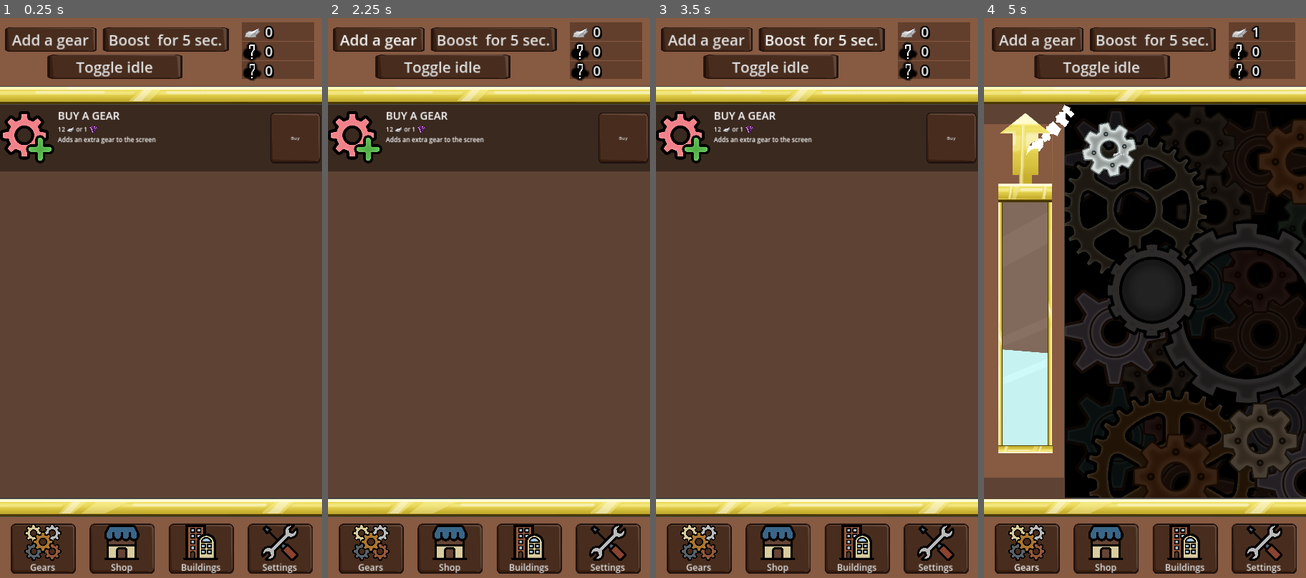
Above: before the commit, frames 1-4 (left to right).
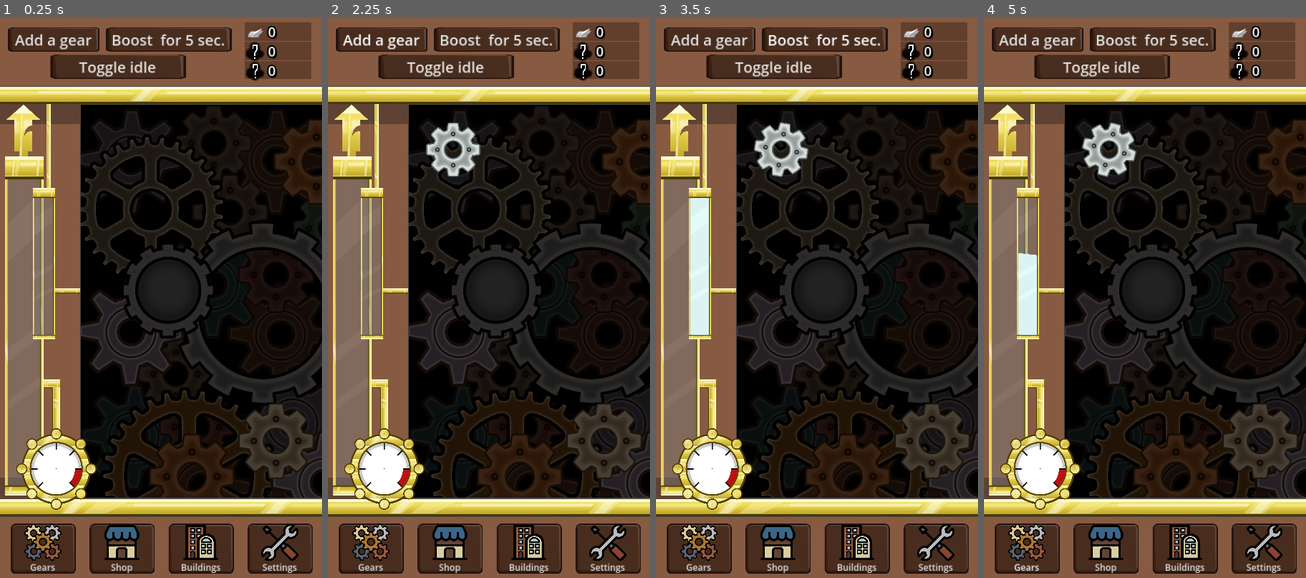
Above: after the commit, the same moments.

Repository: IIS-Mobile/PGiAnUP_zima_2024_stacjonarne_Catblast_Studio
Game: Godot game, scene res://scenes/main.tscn
The game is run twice, just before and just after one commit, with the same random seed, the same clock (stepped at 60 frames per second) and the same inputs.
Inputs (mouse positions are in pixels of both pictures, inside the frame that each line leads up to):
- Up to frame 1 (0.25 s): no input
- Up to frame 2 (2.25 s): click "Toggle idle" at 0.5 s; click (527, 303) at 1.27 s; click "Add a gear" at 2 s
- Up to frame 3 (3.5 s): click "Boost for 5 sec." at 2.75 s
- Up to frame 4 (5 s): click (1280, 135) at 3.5 s, where only the run before the commit has a clickable "Buy"; click "Gears" at 4.25 s

The runs differ from the first frame. In frame 1, 71% of the frame differs, in the area x 0-100%, y 0-89%; in frame 2, 71%; in frame 3, 71%; in frame 4, 13%.

Commit message:
One steam chamber for tapping, other the other one to represent buffer. Gauge functionality TBD

Diff:
--- a/global.gd
+++ b/global.gd
@@ -13,7 +13,7 @@
 const STEAM_LIMIT = 400
 
 var taps_count = 0
-var idle = true
+var idle = false
 var phases := []
 var speed := 0.0
 var buffer := 0.0
--- a/scenes/gear_container.gd
+++ b/scenes/gear_container.gd
@@ -31,6 +31,7 @@
 
 func _on_pressed() -> void:
 	if Global.count:
+		Global.tap_performed.emit()
 		Global.buffer = min(Global.buffer + 0.1, 1.0)
 
 func _on_resized() -> void:
@@ -39,5 +40,3 @@
 	#TODO: find a better way to fix crashing
 	if container_height - get_parent().size.y > 1:
 		custom_minimum_size.y = container_height
-
-		Global.tap_performed.emit()
--- a/scenes/gears_view.tscn
+++ b/scenes/gears_view.tscn
@@ -1,15 +1,12 @@
-[gd_scene load_steps=2 format=3 uid="uid://da2twjw0p16g5"]
-
+[gd_scene load_steps=3 format=3 uid="uid://da2twjw0p16g5"]
 
 [ext_resource type="PackedScene" uid="uid://cyjejqvy7vq4q" path="res://scenes/gear_container.tscn" id="1_ct8w3"]
 [ext_resource type="PackedScene" uid="uid://loqrm2srjm8e" path="res://scenes/steam_chamber.tscn" id="1_dfyvd"]
 
 [node name="GearsView" type="HSplitContainer"]
-
 offset_right = 290.0
 offset_bottom = 8.0
 size_flags_horizontal = 3
-
 size_flags_vertical = 3
 dragger_visibility = 2
 
--- a/scenes/main.gd
+++ b/scenes/main.gd
@@ -20,7 +20,6 @@
 func _on_idle_button_pressed() -> void:
 	if Global.taps_count >= Global.STEAM_LIMIT:
 		Global.idle = not Global.idle
-		#Global.taps_count = 0
 		Global.release_steam.emit()
 	else:
 		print("NIEEEE NIE MOZESZ JESZCZE IDLOWAC MUSISZ NAPOMPOWAC PARY DO KOMORY")
--- a/scenes/main.tscn
+++ b/scenes/main.tscn
@@ -1001,12 +1001,11 @@
 size_flags_vertical = 3
 
 [node name="ShopView" parent="UI/VBoxContainer/CurrentView" instance=ExtResource("7_a42nd")]
+visible = false
 layout_mode = 2
 
 [node name="GearsView" parent="UI/VBoxContainer/CurrentView" instance=ExtResource("7_y268q")]
-visible = false
-layout_mode = 2
-dragger_visibility = 2
+layout_mode = 2
 
 [node name="GoldenBarDown" type="TextureRect" parent="UI/VBoxContainer"]
 z_index = 7
--- a/scenes/steam_chamber.gd
+++ b/scenes/steam_chamber.gd
@@ -4,25 +4,28 @@
 var index
 
 func _ready() -> void:
+	Global.connect("release_steam", release_steam)
 	Global.connect("tap_performed", increment_taps)
-	Global.connect("release_steam", release_steam)
 	$Panel/Container/ProgressBar.max_value = Global.STEAM_LIMIT
+	$Panel/Container/ProgressBar2.max_value = 1
+	$Panel/Container/Whistle/CPUParticles2D.emitting = false
 	index = 0
 
 func _process(delta: float) -> void:
+	$Panel/Container/ProgressBar2.value = Global.buffer
 	waving_steam(index)
 	if(index <= -0.1 or index >= 0.1):
 		iterator = -iterator
 	index += iterator
 
 func increment_taps():
-	if Global.taps_count < Global.STEAM_LIMIT:
+	if Global.taps_count < Global.STEAM_LIMIT and Global.idle == false:
 		Global.taps_count += 1
 		$Panel/Container/ProgressBar.value = Global.taps_count
 
 func waving_steam(index):
 	$Panel/Container/ProgressBar.get_theme_stylebox("fill").skew.y = pow(index, 2.0) + index - pow(index, 3.0)
-
+	$Panel/Container/ProgressBar2.get_theme_stylebox("fill").skew.y = pow(index, 2.0) + index - pow(index, 3.0)
 
 func release_steam():
 	for i in range (Global.STEAM_LIMIT, 0, -1):
@@ -30,3 +33,5 @@
 			await get_tree().create_timer(0.0001).timeout
 		Global.taps_count = i
 		$Panel/Container/ProgressBar.value = Global.taps_count
+		$Panel/Container/Whistle/CPUParticles2D.emitting = true
+	$Panel/Container/Whistle/CPUParticles2D.emitting = false
--- a/scenes/steam_chamber.tscn
+++ b/scenes/steam_chamber.tscn
@@ -1,24 +1,25 @@
-[gd_scene load_steps=9 format=3 uid="uid://loqrm2srjm8e"]
+[gd_scene load_steps=10 format=3 uid="uid://loqrm2srjm8e"]
 
 [ext_resource type="Script" path="res://scenes/steam_chamber.gd" id="1_xqrmc"]
 [ext_resource type="Texture2D" uid="uid://bfaue2yv7d3op" path="res://assets/art/ui/whistle.png" id="2_tdpj8"]
 [ext_resource type="Texture2D" uid="uid://cnsteap44dgdy" path="res://assets/art/ui/golden_bar2.png" id="3_0f71r"]
 [ext_resource type="Texture2D" uid="uid://byckpqhprfxh1" path="res://assets/art/ui/glasspane.png" id="3_l1cx2"]
 [ext_resource type="Texture2D" uid="uid://hpqsico8imbj" path="res://assets/art/ui/golden_bar1.png" id="4_fd6e0"]
-
-[sub_resource type="StyleBoxFlat" id="StyleBoxFlat_fmpix"]
-bg_color = Color(0.749412, 0.971792, 0.965841, 1)
-border_color = Color(0.482655, 0.865689, 0.95582, 1)
-border_blend = true
-
-[sub_resource type="Theme" id="Theme_yvr33"]
-ProgressBar/styles/fill = SubResource("StyleBoxFlat_fmpix")
+[ext_resource type="Texture2D" uid="uid://bl2dhl487d5el" path="res://assets/art/ui/steam_gauge2.png" id="6_fcbwt"]
 
 [sub_resource type="Curve" id="Curve_wfnoe"]
 min_value = -360.0
 max_value = 360.0
 _data = [Vector2(0, -360), 0.0, 0.0, 0, 0, Vector2(1, 360), 0.0, 0.0, 0, 0]
 point_count = 2
+
+[sub_resource type="StyleBoxFlat" id="StyleBoxFlat_fmpix"]
+bg_color = Color(0.85098, 0.976471, 0.976471, 1)
+border_color = Color(0.482655, 0.865689, 0.95582, 1)
+border_blend = true
+
+[sub_resource type="Theme" id="Theme_yvr33"]
+ProgressBar/styles/fill = SubResource("StyleBoxFlat_fmpix")
 
 [node name="SteamChamber" type="PanelContainer"]
 z_index = 10
@@ -29,7 +30,7 @@
 anchor_bottom = 0.5
 grow_horizontal = 2
 grow_vertical = 2
-scale = Vector2(0.76289, 0.76289)
+scale = Vector2(0.522419, 0.779128)
 script = ExtResource("1_xqrmc")
 
 [node name="Panel" type="Panel" parent="."]
@@ -37,40 +38,33 @@
 
 [node name="Container" type="Control" parent="Panel"]
 layout_mode = 1
-anchors_preset = 4
-anchor_top = 0.5
-anchor_bottom = 0.5
-offset_top = -20.0
-offset_right = 40.0
-offset_bottom = 20.0
-grow_vertical = 2
+anchors_preset = 1
+anchor_left = 1.0
+anchor_right = 1.0
+offset_left = -228.172
+offset_top = 260.352
+offset_right = 3.82837
+offset_bottom = 1029.35
+grow_horizontal = 0
 
-[node name="ProgressBar" type="ProgressBar" parent="Panel/Container"]
-layout_mode = 2
-anchor_left = 0.5
-anchor_top = 0.5
-anchor_right = 0.5
-anchor_bottom = 0.5
-offset_left = -135.5
-offset_top = 376.5
-offset_right = 95.5
-offset_bottom = 1503.5
-grow_horizontal = 2
-grow_vertical = 2
-size_flags_horizontal = 4
-theme = SubResource("Theme_yvr33")
-max_value = 400.0
-step = 1.0
-value = 150.0
-fill_mode = 3
-show_percentage = false
+[node name="GaugeConnector1" type="Sprite2D" parent="Panel/Container"]
+position = Vector2(296.125, 938.424)
+scale = Vector2(0.0628088, 0.20837)
+texture = ExtResource("4_fd6e0")
 
-[node name="Whistle" type="Sprite2D" parent="Panel/Container/ProgressBar"]
-position = Vector2(119.115, -161.375)
-scale = Vector2(0.807667, 0.722222)
+[node name="GaugeConnector2" type="Sprite2D" parent="Panel/Container"]
+position = Vector2(329.892, 1080.95)
+rotation = 1.57079
+scale = Vector2(0.134127, 0.294733)
+texture = ExtResource("4_fd6e0")
+
+[node name="Whistle" type="Sprite2D" parent="Panel/Container"]
+position = Vector2(119.064, -128.153)
+scale = Vector2(0.807667, 0.532645)
 texture = ExtResource("2_tdpj8")
 
-[node name="CPUParticles2D" type="CPUParticles2D" parent="Panel/Container/ProgressBar/Whistle"]
+[node name="CPUParticles2D" type="CPUParticles2D" parent="Panel/Container/Whistle"]
+modulate = Color(0.851584, 0.977096, 0.977702, 1)
 show_behind_parent = true
 position = Vector2(6.88487, 7.04804)
 amount = 64
@@ -83,6 +77,19 @@
 radial_accel_max = 57.14
 scale_amount_min = 6.5
 scale_amount_max = 28.47
+
+[node name="ProgressBar" type="ProgressBar" parent="Panel/Container"]
+layout_mode = 1
+offset_right = 230.0
+offset_bottom = 1128.0
+scale = Vector2(1.04551, 1.23211)
+size_flags_horizontal = 4
+theme = SubResource("Theme_yvr33")
+max_value = 400.0
+step = 1.0
+value = 1.0
+fill_mode = 3
+show_percentage = false
 
 [node name="Glasspane" type="Sprite2D" parent="Panel/Container/ProgressBar"]
 self_modulate = Color(1, 1, 1, 0.223529)
@@ -103,12 +110,71 @@
 texture = ExtResource("3_0f71r")
 
 [node name="GoldenBar3" type="Sprite2D" parent="Panel/Container/ProgressBar"]
-position = Vector2(119.278, 1133.63)
+position = Vector2(119.049, 1133.63)
 rotation = -3.14159
-scale = Vector2(0.124508, 0.203911)
+scale = Vector2(0.124432, 0.203911)
 texture = ExtResource("4_fd6e0")
 
 [node name="GoldenBar1" type="Sprite2D" parent="Panel/Container/ProgressBar"]
 position = Vector2(118.951, 8.37501)
 scale = Vector2(0.124428, 0.456704)
 texture = ExtResource("4_fd6e0")
+
+[node name="ProgressBar2" type="ProgressBar" parent="Panel/Container"]
+offset_left = 180.317
+offset_top = 114.426
+offset_right = 410.317
+offset_bottom = 1242.43
+scale = Vector2(0.601527, 0.550031)
+size_flags_horizontal = 4
+theme = SubResource("Theme_yvr33")
+max_value = 2.0
+step = 0.005
+value = 1.0
+fill_mode = 3
+show_percentage = false
+
+[node name="Glasspane" type="Sprite2D" parent="Panel/Container/ProgressBar2"]
+self_modulate = Color(1, 1, 1, 0.223529)
+position = Vector2(121.34, 585.625)
+scale = Vector2(1.02336, 1.25463)
+texture = ExtResource("3_l1cx2")
+
+[node name="GoldenBar6" type="Sprite2D" parent="Panel/Container/ProgressBar2"]
+position = Vector2(167.556, -356.191)
+rotation = 1.57079
+scale = Vector2(0.344756, 0.266648)
+texture = ExtResource("4_fd6e0")
+
+[node name="GoldenBar2" type="Sprite2D" parent="Panel/Container/ProgressBar2"]
+position = Vector2(10.0426, 588.625)
+rotation = -1.57079
+scale = Vector2(0.561863, 0.116039)
+texture = ExtResource("3_0f71r")
+
+[node name="GoldenBar4" type="Sprite2D" parent="Panel/Container/ProgressBar2"]
+position = Vector2(228.34, 587.625)
+rotation = 1.57081
+scale = Vector2(0.561863, 0.112532)
+texture = ExtResource("3_0f71r")
+
+[node name="GoldenBar3" type="Sprite2D" parent="Panel/Container/ProgressBar2"]
+position = Vector2(119.049, 1133.63)
+rotation = -3.14159
+scale = Vector2(0.124432, 0.203911)
+texture = ExtResource("4_fd6e0")
+
+[node name="GoldenBar1" type="Sprite2D" parent="Panel/Container/ProgressBar2"]
+position = Vector2(118.951, 8.37501)
+scale = Vector2(0.124428, 0.456704)
+texture = ExtResource("4_fd6e0")
+
+[node name="GoldenBar5" type="Sprite2D" parent="Panel/Container/ProgressBar2"]
+position = Vector2(373.907, 771.779)
+scale = Vector2(0.140878, 0.241388)
+texture = ExtResource("4_fd6e0")
+
+[node name="SteamGauge" type="Sprite2D" parent="Panel/Container"]
+position = Vector2(331.537, 1304.22)
+scale = Vector2(0.616985, 0.419952)
+texture = ExtResource("6_fcbwt")
Binary file added: assets/art/ui/steam_gauge2.png
Not shown, added: assets/art/ui/steam_gauge2.png.import
Not shown: 1 places in scenes/main.tscn that only renumber resources
